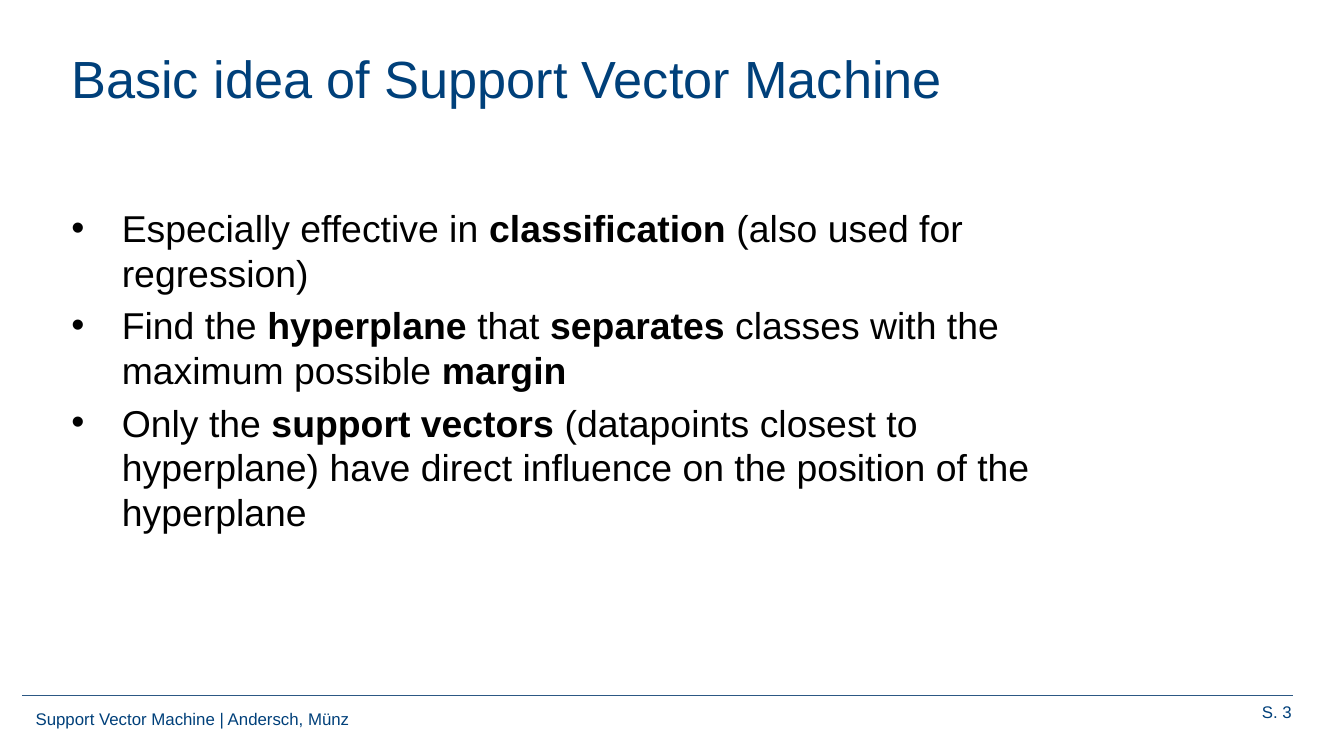
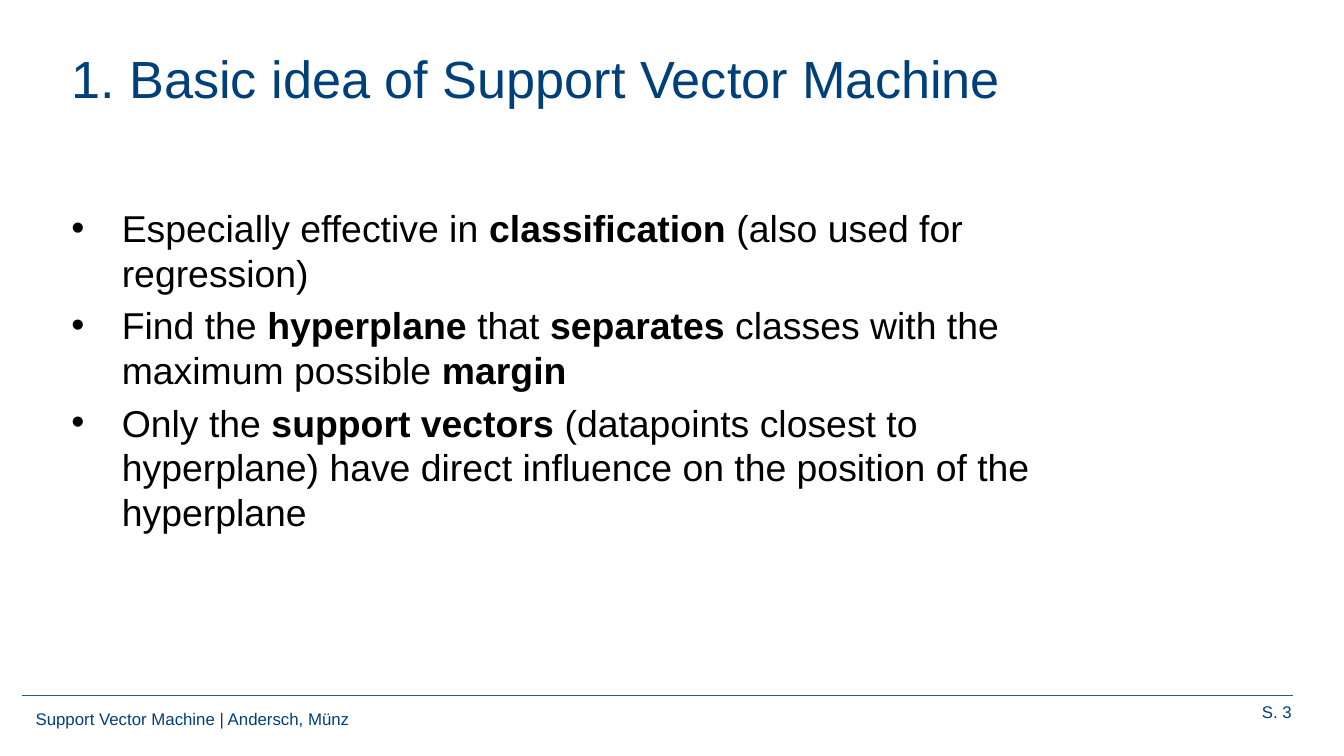
Before and after one commit to Frandersch/Statistical-Machine-Learning, a slide deck: slide 3 of Präsentation/Support Vector Machines.pptx. Drawn at 1344x756 pixels with LibreOffice and Linux fonts; fonts in the diff are those of the drawing; background and template pictures are left out. Boxes give left, top, right and bottom in pixels: in the first picture for what was removed or moved away, otherwise in the second. Text is boxed around its words. In the diff, an @@ line names an element or a change of style, - is before the commit and + after.

```diff
--- a/Präsentation/Support Vector Machines.pptx
+++ b/Präsentation/Support Vector Machines.pptx
@@ title at <box>71,60,999,108</box>: text changed @@
-Basic idea of Support Vector Machine
+1. Basic idea of Support Vector Machine
```
Also in this commit, not shown: 11 other slides changed, 11 slides added, 8 slides removed.
